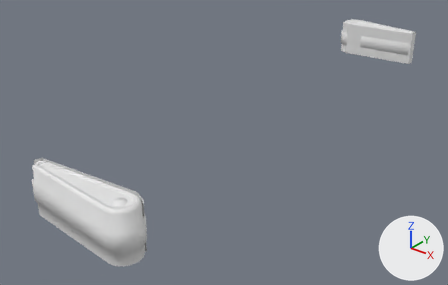
Renders of the Blender file data/pinball.blend from each side of a commit.
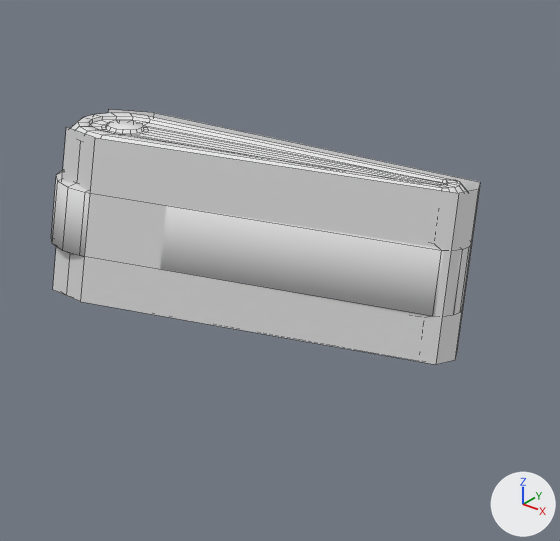
Each version appears first whole from a 50 mm lens placed at (0.282, -0.56, 0.177), pointed at (0.023, -0.237, -0.023), and next in a close-up on the part from 74% to 96% of the width and 0% to 33% of the height. The axes (+X, +Y, +Z) are drawn at lower right. The lights are the same throughout. The close-ups show mesh edges as thin lines. The same objects are shown in both versions, whatever each file hides.
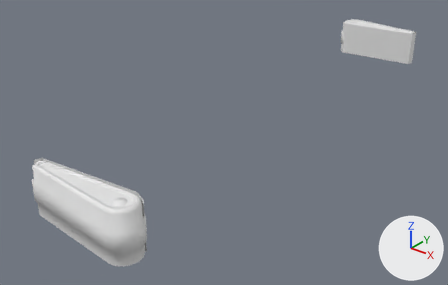
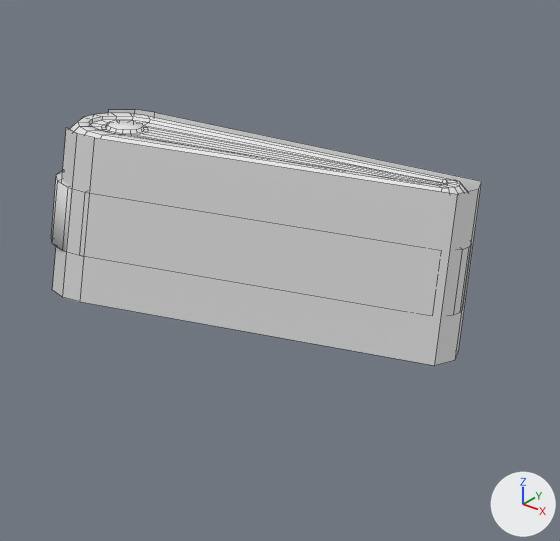
Where the newer file only moved an object's origin or applied its transform, the numbers keep the older frame.

The change in detail:
me_circle_117 has 16 vertices, 6 faces and spans x -0.0074..0.0651, y -0.0104..0.0104, z -0.0148..0.0148.
me_circle_117 is used by ob_circle_016; location (0.0, 0.0, 0.0); scale (1.0, 1.04, 1.0).
Verts and faces of me_circle_117; kept vertices keep their numbers, new ones are numbered from 16.
Before the commit, vertices of me_circle_117: 0 (0.0, 0.0104, -0.0148), 1 (-0.0074, 0.0074, -0.0148), 3 (0.0636, 0.0041, -0.0148) at pixel (456, 352), 4 (0.0, 0.0104, 0.0148) at pixel (153, 112), 5 (-0.0074, 0.0074, 0.0148) at pixel (107, 109).
Before the commit, vertices of me_circle_117: 7 (0.0636, 0.0041, 0.0148) at pixel (480, 182), 8 (0.0, -0.0104, -0.0148) at pixel (81, 301), 9 (-0.0074, -0.0074, -0.0148) at pixel (53, 289), 11 (0.0636, -0.0041, -0.0148) at pixel (436, 364), 12 (0.0, -0.0104, 0.0148) at pixel (96, 137).
Before the commit, vertices of me_circle_117: 13 (-0.0074, -0.0074, 0.0148) at pixel (67, 126), 15 (0.0636, -0.0041, 0.0148) at pixel (459, 193).
Part 1, on me_circle_117:
Vertices deleted: 1, 5, 9, 13 (with the faces that use them).
Vertex 0 moves to (0.0, 0.0106, -0.0148).
Vertex 4 moves to (0.0, 0.0106, 0.0148), pixel (153, 112).
Vertex 3 moves to (0.0636, 0.0047, -0.0148), pixel (458, 351).
Vertex 7 moves to (0.0636, 0.0047, 0.0148), pixel (481, 181).
Vertex 8 moves to (0.0, -0.0106, -0.0148), pixel (81, 301).
Vertex 12 moves to (0.0, -0.0106, 0.0148), pixel (96, 137).
Vertex 11 moves to (0.0636, -0.0047, -0.0148), pixel (435, 365).
Vertex 15 moves to (0.0636, -0.0047, 0.0148), pixel (458, 193).
New vertex 16 is at (-0.0074, 0.0075, -0.0148).
New vertex 17 is at (-0.0074, -0.0075, -0.0148), pixel (53, 289).
New vertex 18 is at (-0.0037, 0.0102, -0.0148).
New vertex 19 is at (-0.0037, -0.0102, -0.0148).
New vertices 20 to 23 stand at vertices 16 to 19, in that order, plus (0.0, 0.0, 0.0296).
New faces: (16, 20, 22, 18), (17, 21, 23, 19), (0, 18, 22, 4), (8, 19, 23, 12).

What differs and where, as boxes (x1, y1, x2, y2) in the close-ups (560 x 541 px):
'Circle.016', reshaped
    before: (53, 110, 481, 365)
    after: (52, 109, 482, 365)
'Circle.061', unchanged, covered by the edit
    before: (51, 113, 472, 316)
    after: (51, 113, 468, 255)
